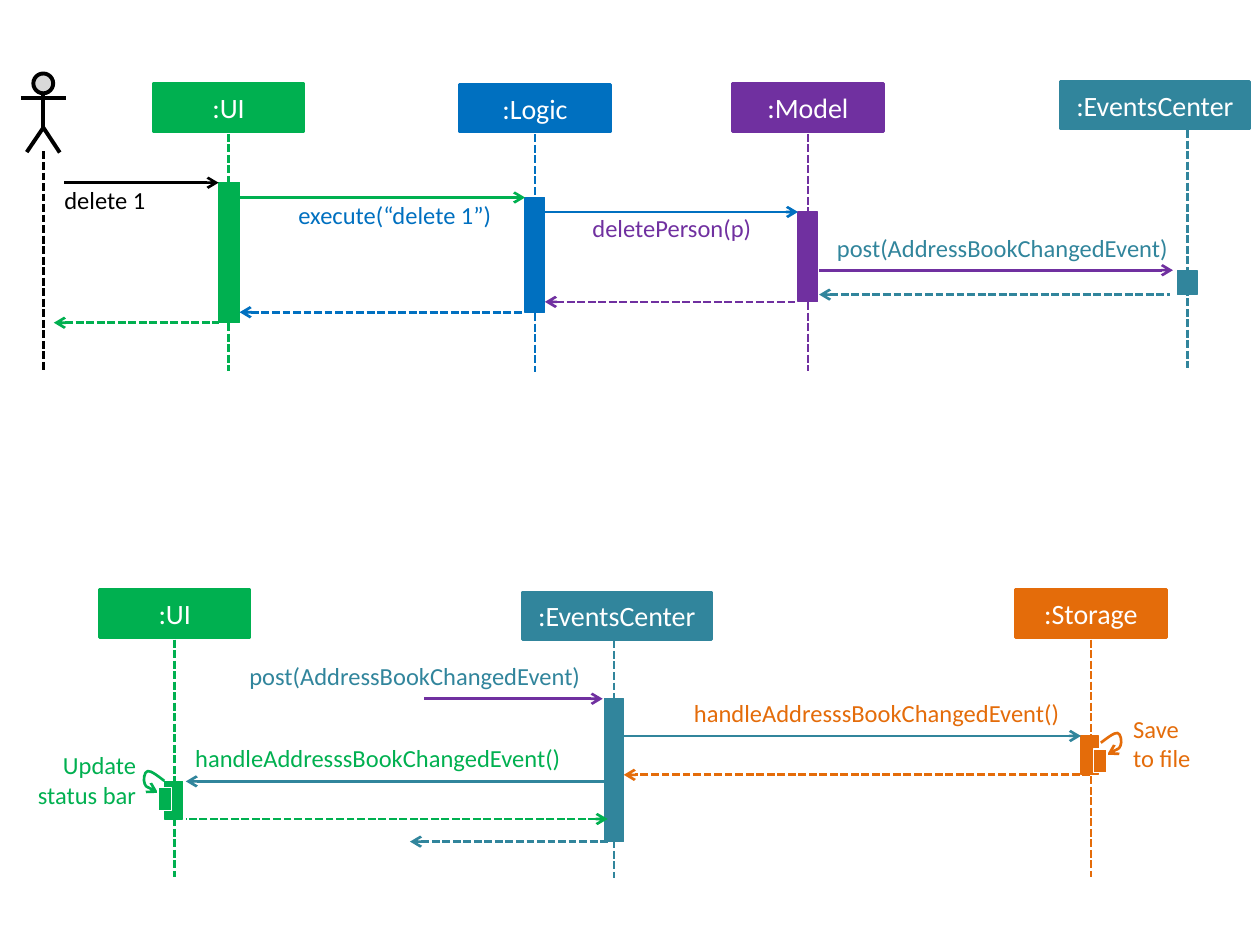
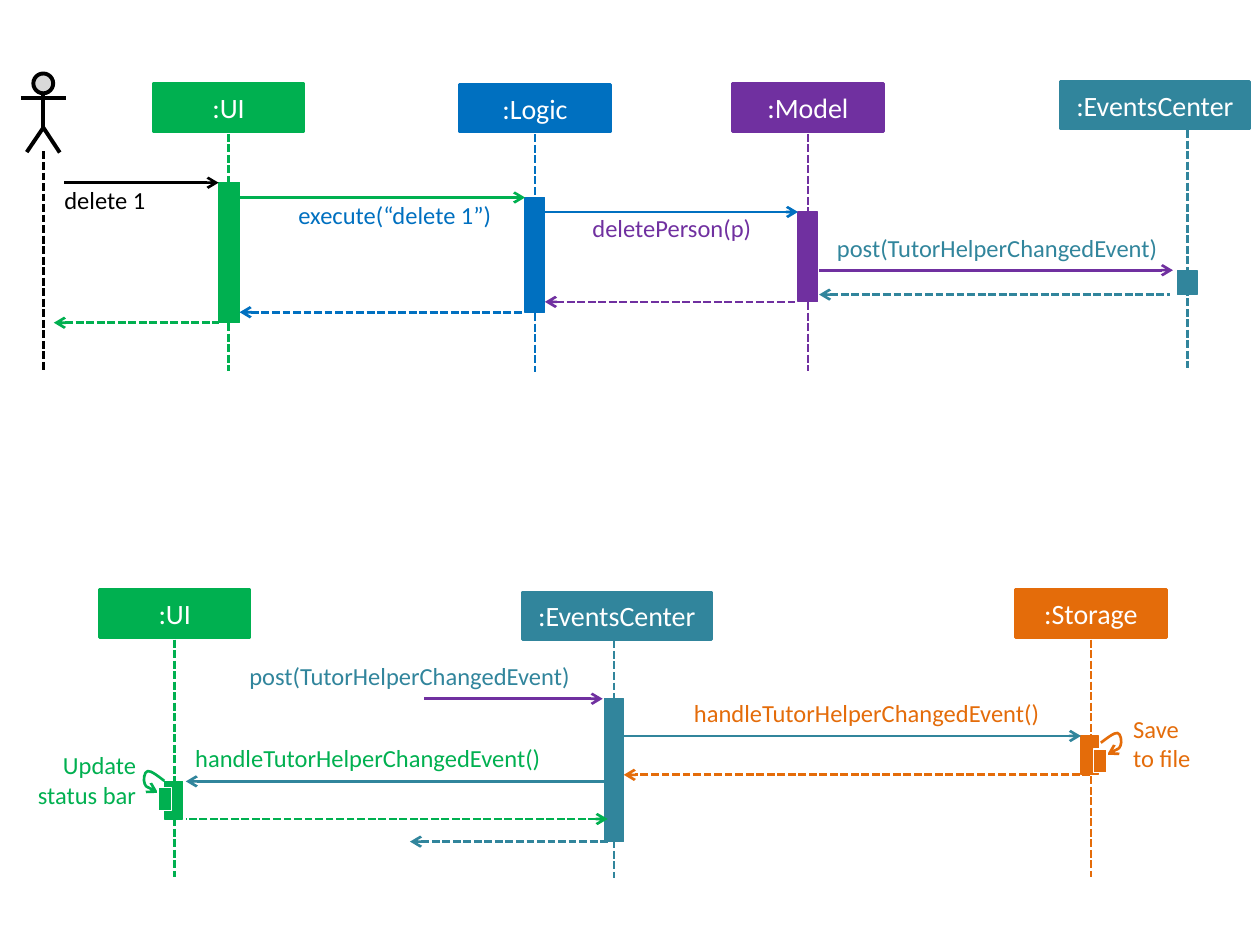
Before and after one commit to ongyz/main, a slide deck: slide 1 of docs/diagrams/HighLevelSequenceDiagrams.pptx. Drawn at 1260x945 pixels with LibreOffice and Linux fonts; fonts in the diff are those of the drawing. Boxes give left, top, right and bottom in pixels: in the first picture for what was removed or moved away, otherwise in the second. Text is boxed around its words. In the diff, an @@ line names an element or a change of style, - is before the commit and + after.

```diff
--- a/docs/diagrams/HighLevelSequenceDiagrams.pptx
+++ b/docs/diagrams/HighLevelSequenceDiagrams.pptx
@@ text at box(837, 239, 1157, 262): text changed @@
-post(AddressBookChangedEvent)
+post(TutorHelperChangedEvent)
@@ text at box(249, 667, 569, 690): text changed @@
-post(AddressBookChangedEvent)
+post(TutorHelperChangedEvent)
@@ text at box(694, 704, 1039, 727): text changed @@
-handleAddresssBookChangedEvent()
+handleTutorHelperChangedEvent()
@@ text at box(195, 749, 540, 772): text changed @@
-handleAddresssBookChangedEvent()
+handleTutorHelperChangedEvent()
```
Also in this commit, not shown: 10 other files.
